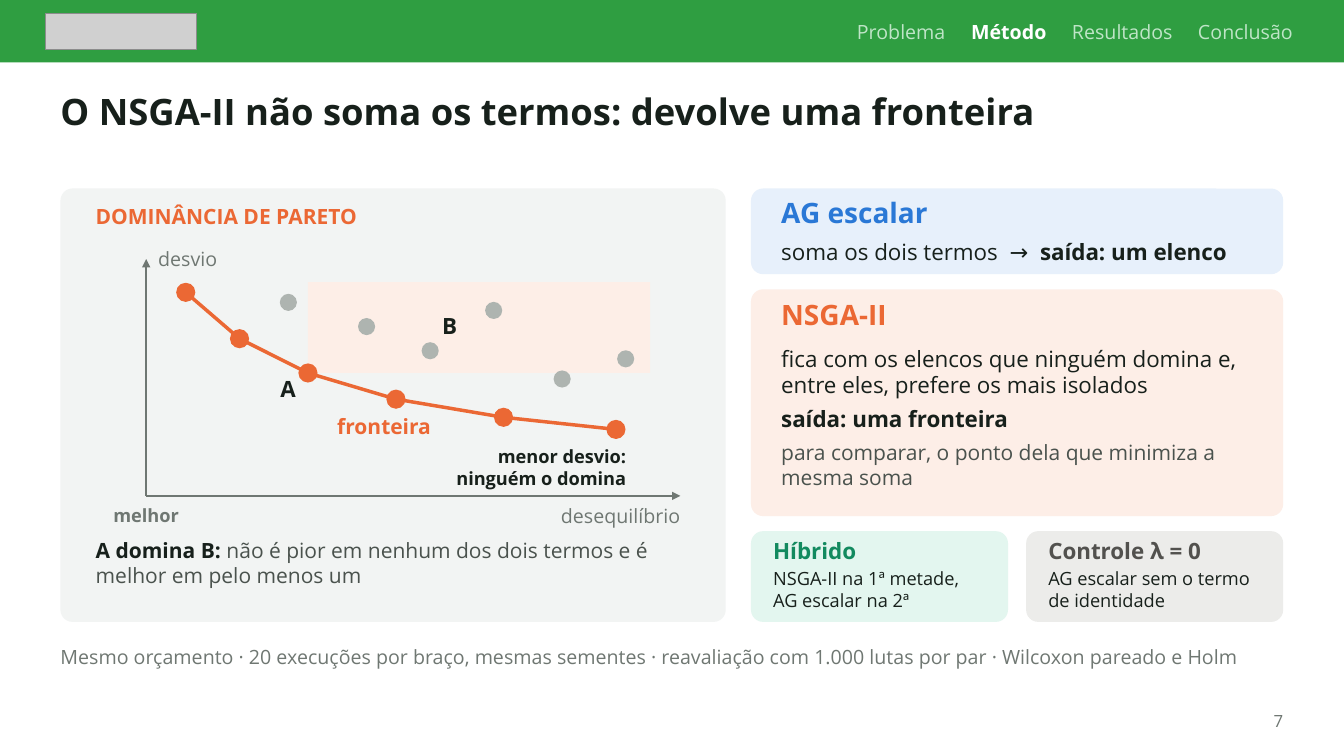
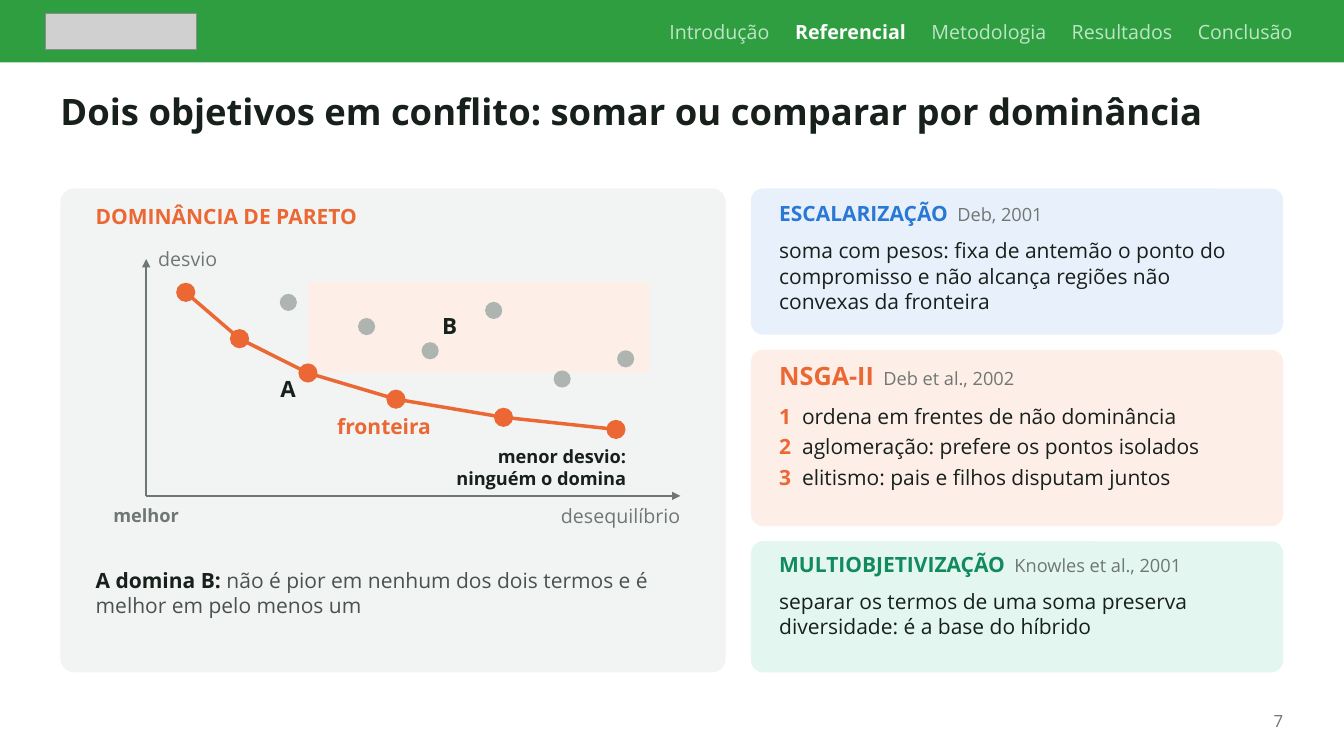
Before and after one commit to M-Gimenes/Simulation, a slide deck: slide 7 of overleaf/talk-committee-2026/slides.pptx. Drawn at 1344x756 pixels with LibreOffice and Linux fonts; fonts in the diff are those of the drawing; grey boxes stand for pictures. Boxes give left, top, right and bottom in pixels: in the first picture for what was removed or moved away, otherwise in the second. Text is boxed around its words. In the diff, an @@ line names an element or a change of style, - is before the commit and + after.

```diff
--- a/overleaf/talk-committee-2026/slides.pptx
+++ b/overleaf/talk-committee-2026/slides.pptx
@@ text at [669, 24, 1293, 44]: text changed @@
-Problema Método Resultados Conclusão
+Introdução Referencial Metodologia Resultados Conclusão
@@ text at [60, 97, 1202, 134]: text changed @@
-O NSGA-II não soma os termos: devolve uma fronteira
+Dois objetivos em conflito: somar ou comparar por dominância
@@ rounded rectangle: place and size @@
-rounded rectangle at [60, 189, 726, 622]
+rounded rectangle at [60, 189, 726, 673]
@@ rounded rectangle: place and size @@
-rounded rectangle at [751, 189, 1284, 274]
+rounded rectangle at [751, 189, 1284, 335]
@@ text at [779, 201, 1043, 226]: text changed; size 20 to 15 pt @@
-AG escalar
+ESCALARIZAÇÃO Deb, 2001
@@ text at [779, 242, 1226, 310]: text changed; size 16 to 15 pt @@
-soma os dois termos → saída: um elenco
+soma com pesos: fixa de antemão o ponto do compromisso e não alcança regiões não convexas da fronteira
@@ rounded rectangle: place and size @@
-rounded rectangle at [751, 289, 1284, 516]
+rounded rectangle at [751, 350, 1284, 526]
@@ text at [779, 366, 1015, 388]: text changed; size 20 to 13 pt; text colour #EB6834 to #6F7772; bold off @@
-NSGA-II
+NSGA-II Deb et al., 2002
@@ text at [779, 408, 1199, 490]: text changed; size 16 to 15 pt @@
-fica com os elencos que ninguém domina e, entre eles, prefere os mais isolados
-saída: uma fronteira
-para comparar, o ponto dela que minimiza a mesma soma
+1 ordena em frentes de não dominância
+2 aglomeração: prefere os pontos isolados
+3 elitismo: pais e filhos disputam juntos
@@ rounded rectangle removed at [1026, 531, 1284, 622] @@
@@ text "A domina B: não é ...": place and size @@
-text "A domina B: não é ..." at [96, 542, 648, 588]
+text "A domina B: não é ..." at [96, 572, 648, 618]
@@ proportions changed in 3 elements at [751, 189, 1284, 335], [751, 350, 1284, 526], [751, 541, 1284, 673] @@
@@ rounded rectangle: place and size @@
-rounded rectangle at [751, 531, 1008, 622]
+rounded rectangle at [751, 541, 1284, 673]
@@ text at [779, 552, 1182, 577]: text changed; size 16 to 15 pt @@
-Híbrido
+MULTIOBJETIVIZAÇÃO Knowles et al., 2001
@@ text removed at [1048, 542, 1201, 559] @@
-Controle λ = 0
@@ text at [779, 593, 1187, 635]: text changed; size 13 to 15 pt @@
-NSGA-II na 1ª metade, AG escalar na 2ª
+separar os termos de uma soma preserva diversidade: é a base do híbrido
@@ text removed at [1048, 571, 1250, 607] @@
-AG escalar sem o termo de identidade
@@ text removed at [60, 649, 1238, 669] @@
-Mesmo orçamento · 20 execuções por braço, mesmas sementes · reavaliação com 1.000 lutas por par · Wilcoxon pareado e Holm
```
Also in this commit, not shown: 15 other slides changed, 7 slides added, 2 other files.
